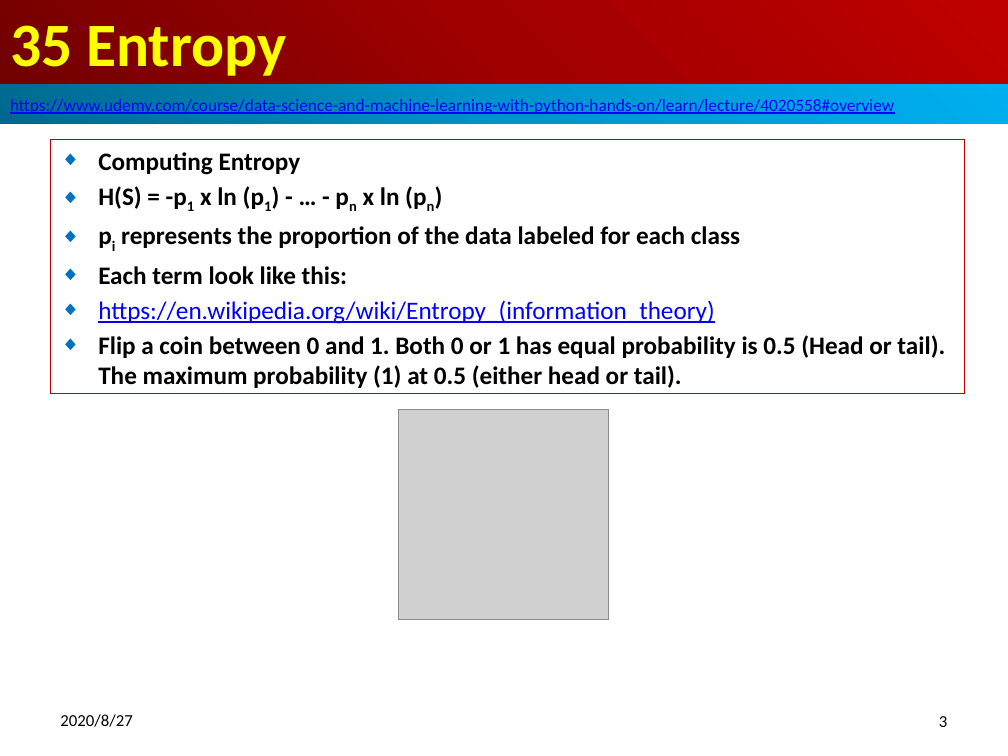
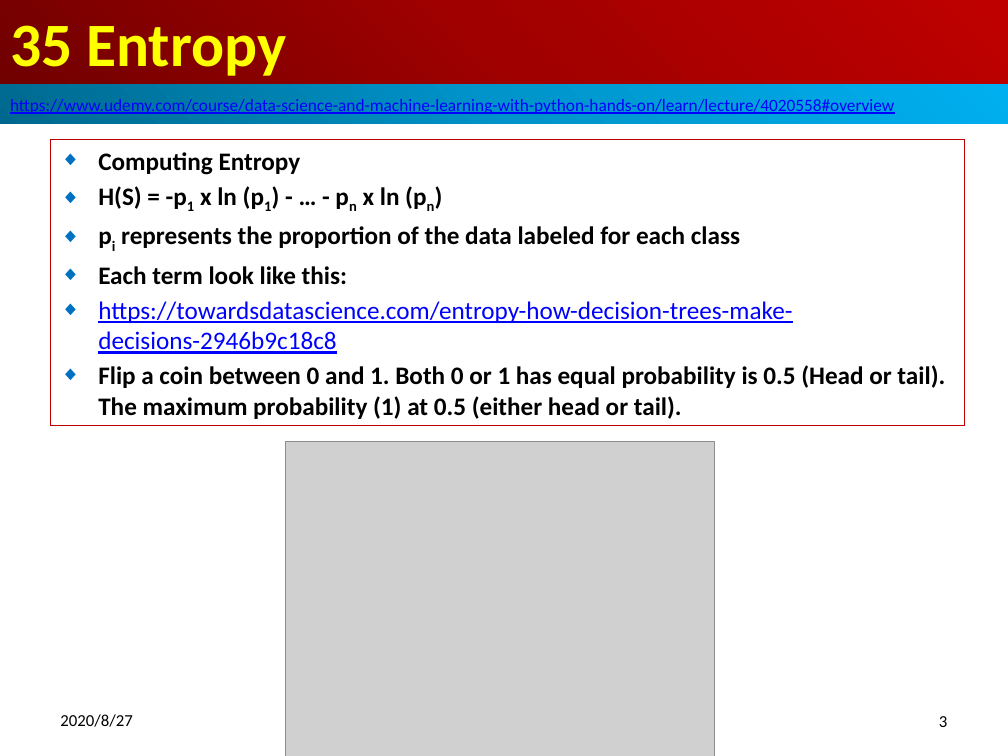
Before and after one commit to peterhchen/900_Python_ML_DS_DL, a slide deck: slide 3 of 035_Entropy.pptx. Drawn at 1008x756 pixels with LibreOffice and Linux fonts; fonts in the diff are those of the drawing; grey boxes stand for pictures. Boxes give left, top, right and bottom in pixels: in the first picture for what was removed or moved away, otherwise in the second. Text is boxed around its words. In the diff, an @@ line names an element or a change of style, - is before the commit and + after.

```diff
--- a/035_Entropy.pptx
+++ b/035_Entropy.pptx
@@ subtitle "Computing Entropy": place and size @@
-subtitle "Computing Entropy" at [50,140,965,394]
+subtitle "Computing Entropy" at [50,140,965,425]
@@ subtitle at [98,301,792,354]: text changed @@
-◆ https://en.wikipedia.org/wiki/Entropy_(information_theory)
+◆ https://towardsdatascience.com/entropy-how-decision-trees-make-decisions-2946b9c18c8
@@ picture removed at [399,409,609,619] @@
@@ picture added at [285,442,714,756] @@
```
Also in this commit, not shown: 1 slide added.
